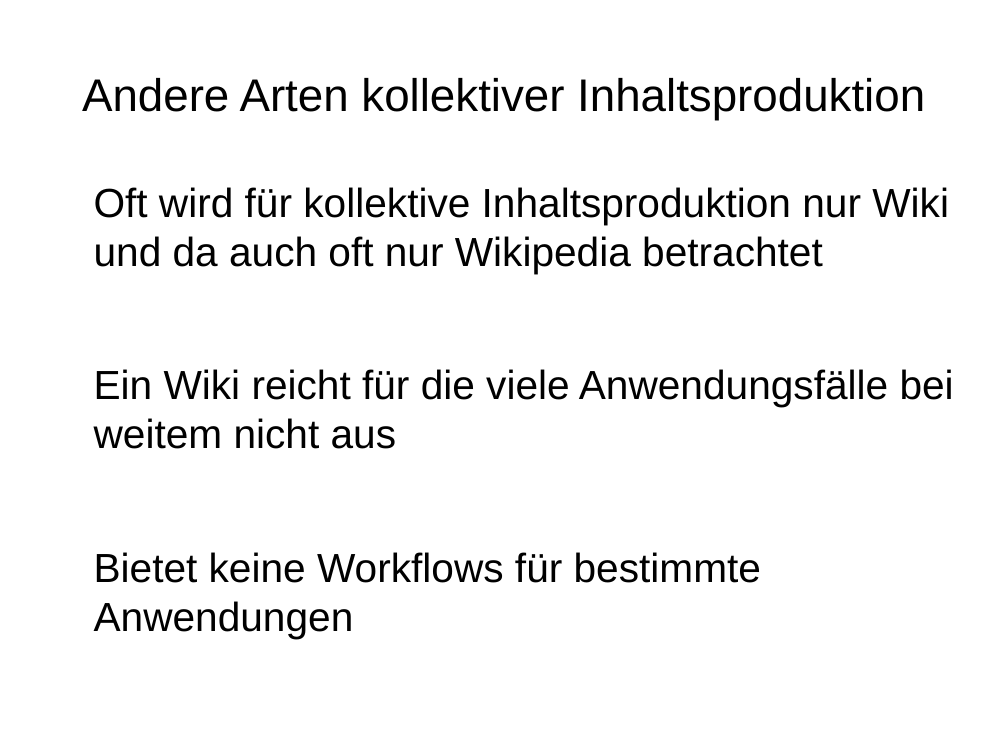
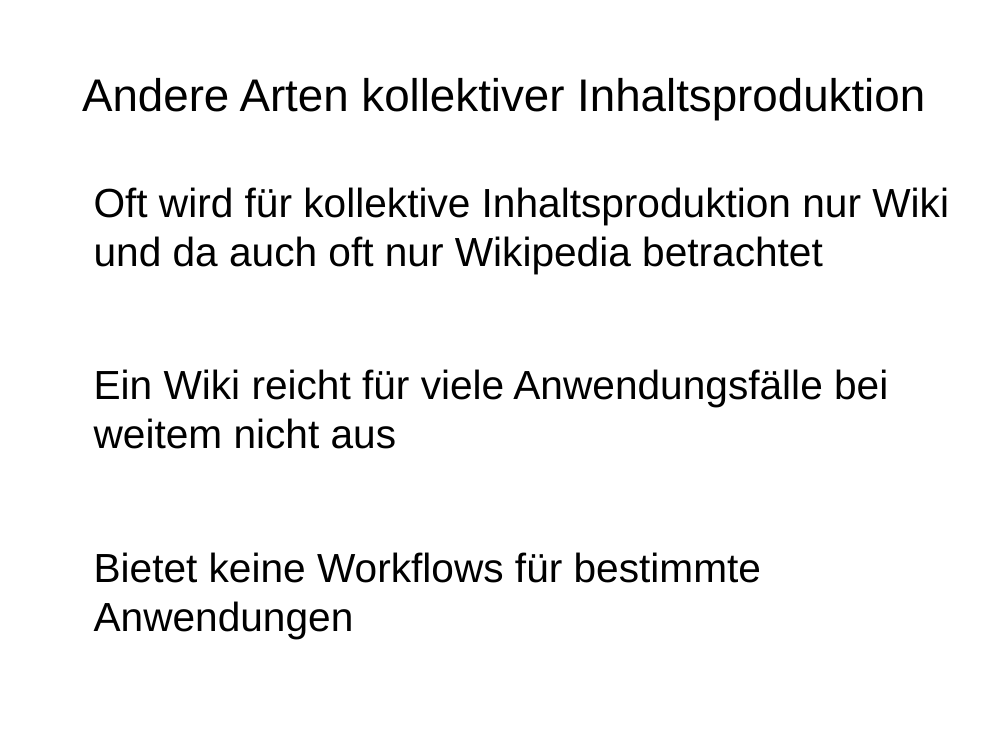
Before and after one commit to rommsen/Seminar_1905, a slide deck: slide 1 of referat/Kapitel4.odp. Drawn at 1008x756 pixels with LibreOffice and Linux fonts; fonts in the diff are those of the drawing. Boxes give left, top, right and bottom in pixels: in the first picture for what was removed or moved away, otherwise in the second. Text is boxed around its words. In the diff, an @@ line names an element or a change of style, - is before the commit and + after.

```diff
--- a/referat/Kapitel4.odp
+++ b/referat/Kapitel4.odp
@@ text at box(94, 369, 888, 449): text changed @@
-Ein Wiki reicht für die viele Anwendungsfälle bei weitem nicht aus
+Ein Wiki reicht für viele Anwendungsfälle bei weitem nicht aus
```
Also in this commit, not shown: 4 other slides changed, 6 slides added, 2 slides removed.
